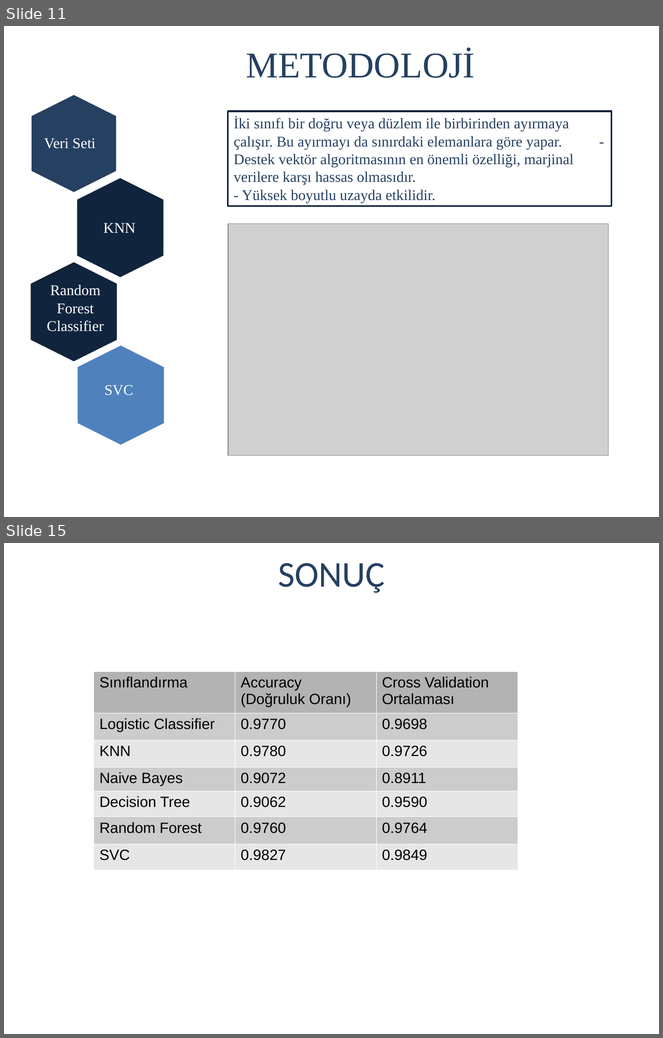
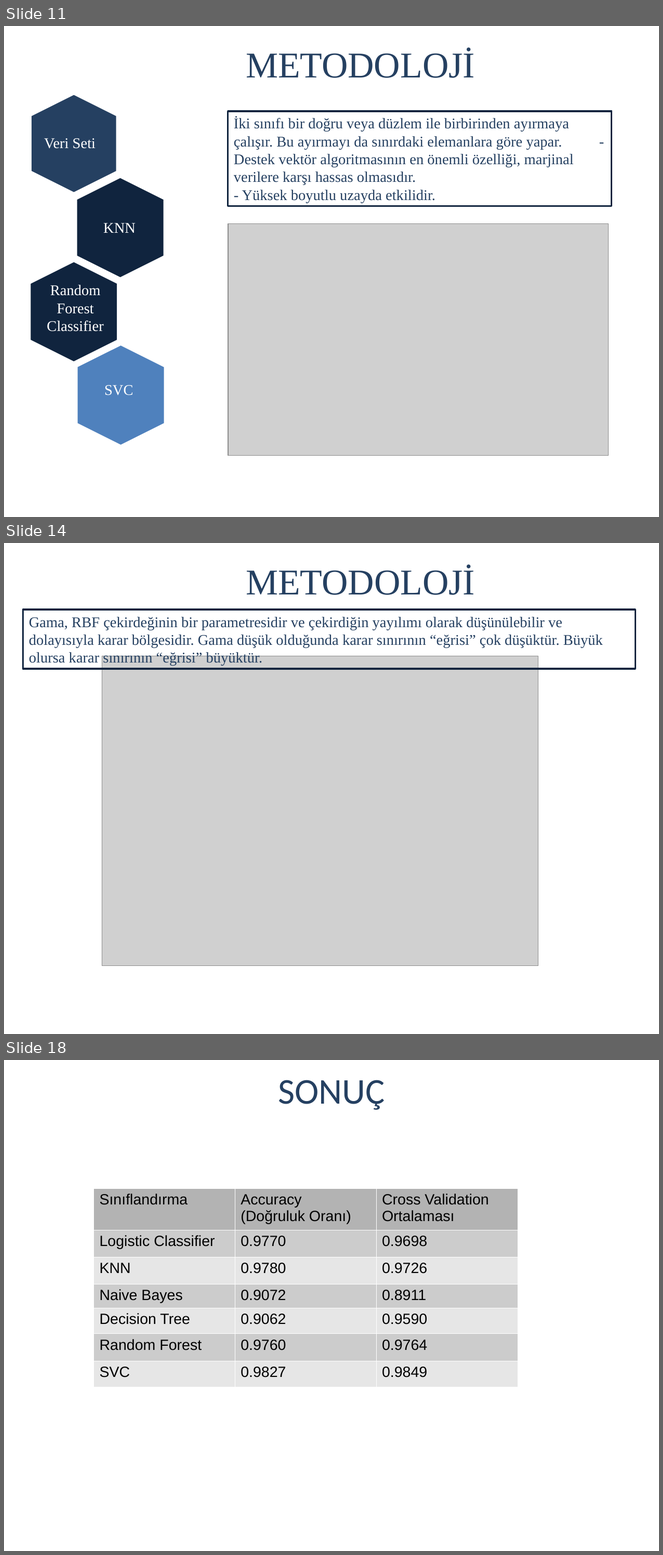
Before and after one commit to MajevSong/Gender-Recognition-by-Voice, a slide deck: output/ml_snm.odp. Shown one above the other, each under a label of ours: slides 11 and 15 before the commit, slides 11, 14 and 18 after it; the slides between them are not shown. The pictures are 663x1038 and 663x1555 pixels, drawn with LibreOffice and Linux fonts; fonts in the diff are those of the drawing; grey boxes stand for pictures; background and template pictures are left out. Boxes give left, top, right and bottom in pixels: in the first picture for what was removed or moved away, otherwise in the second. Text is boxed around its words. In the diff, an @@ line names an element or a change of style, - is before the commit and + after.

```diff
--- a/output/ml_snm.odp
+++ b/output/ml_snm.odp
@@ slide 14 added at [4, 543, 659, 1034], background #FFFFFF @@
@@ title added at [246, 566, 475, 595], 44 pt, text #254061 @@
+METODOLOJİ
@@ rectangle added at [23, 610, 635, 669], outline #10243E 2.24 pt, 18 pt, text #254061 @@
+Gama, RBF çekirdeğinin bir parametresidir ve çekirdiğin yayılımı olarak düşünülebilir ve dolayısıyla karar bölgesidir. Gama düşük olduğunda karar sınırının “eğrisi” çok düşüktür. Büyük olursa karar sınırının “eğrisi” büyüktür.
@@ picture added at [102, 656, 539, 966] @@
@@ what was slide 15 is now slide 18 @@
```
Also in this commit, not shown: 3 slides changed, 2 other slides added, 1 other file.
